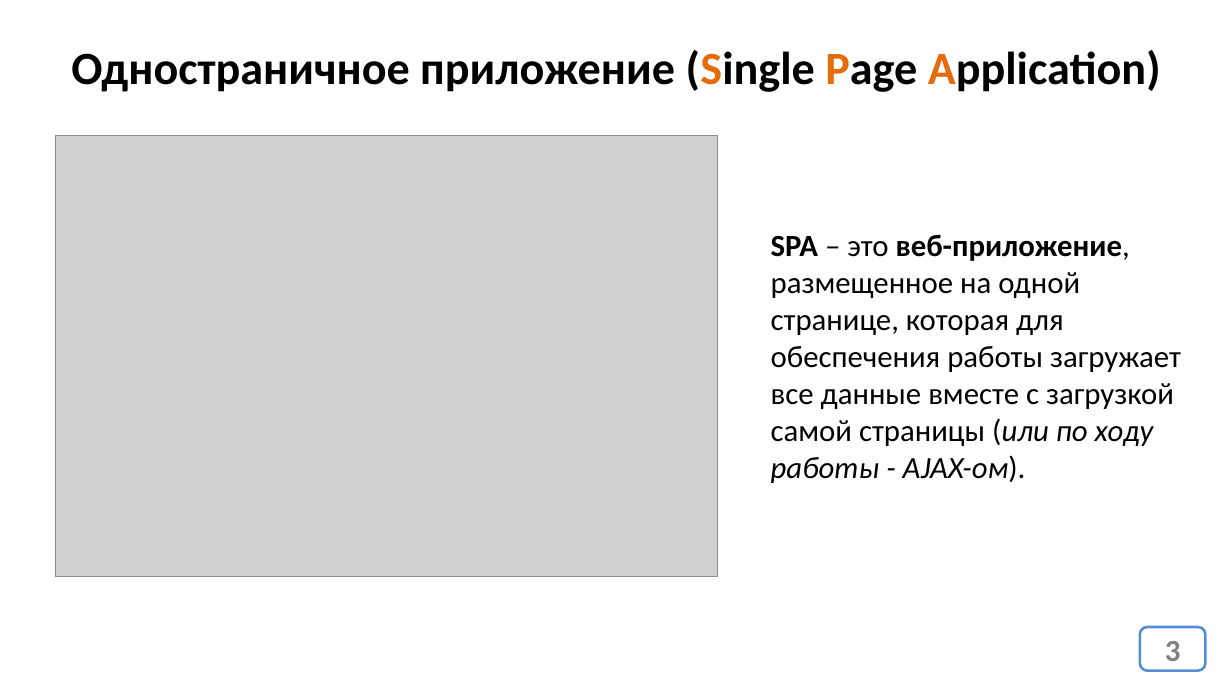
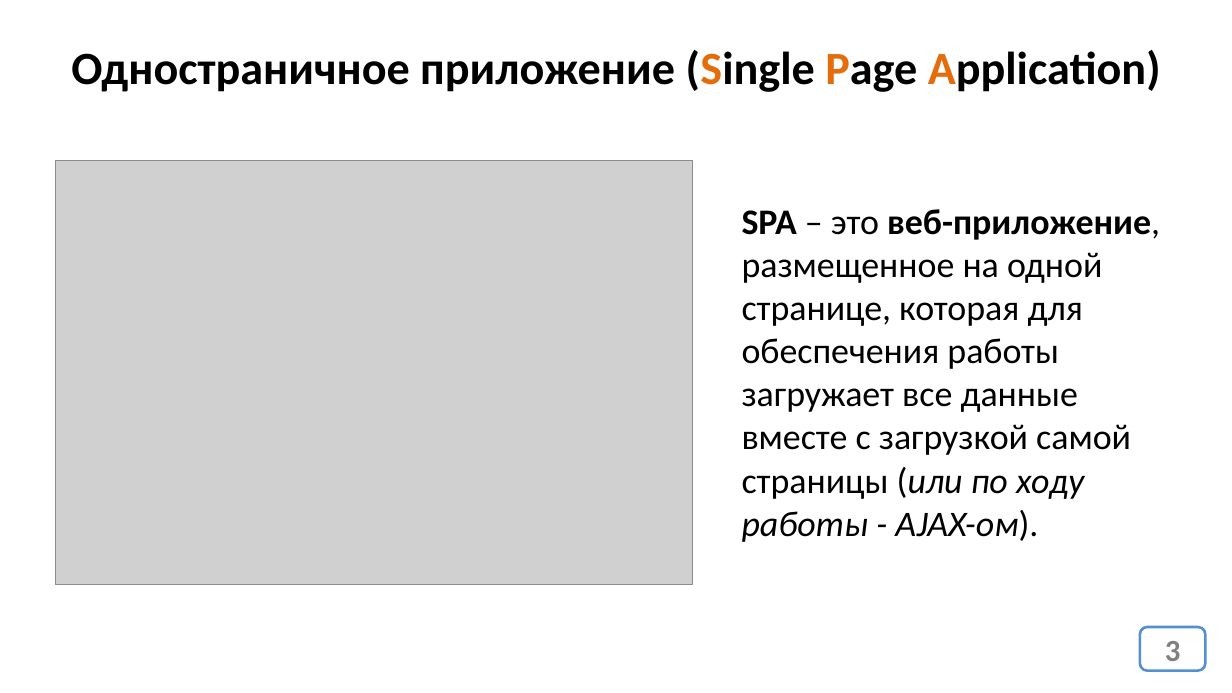
Before and after one commit to js-14-ort-dnipro/lesson08, a slide deck: slide 3 of lesson08.pptx. Drawn at 1232x693 pixels with LibreOffice and Linux fonts; fonts in the diff are those of the drawing; grey boxes stand for pictures. Boxes give left, top, right and bottom in pixels: in the first picture for what was removed or moved away, otherwise in the second. Text is boxed around its words. In the diff, an @@ line names an element or a change of style, - is before the commit and + after.

```diff
--- a/lesson08.pptx
+++ b/lesson08.pptx
@@ picture: place and size @@
-picture at (55, 136, 718, 578)
+picture at (55, 161, 692, 585)
@@ text "SPA – это веб-приложение, размещенное ...": place and size @@
-text "SPA – это веб-приложение, размещенное ..." at (771, 234, 1181, 483)
+text "SPA – это веб-приложение, размещенное ..." at (742, 209, 1160, 542)
@@ text "SPA – это веб-приложение, размещенное ..." at (742, 209, 1160, 542): size 24 to 28 pt @@
```
Also in this commit, not shown: 3 other slides changed, 1 slide added, 4 slides removed, 1 other file.
